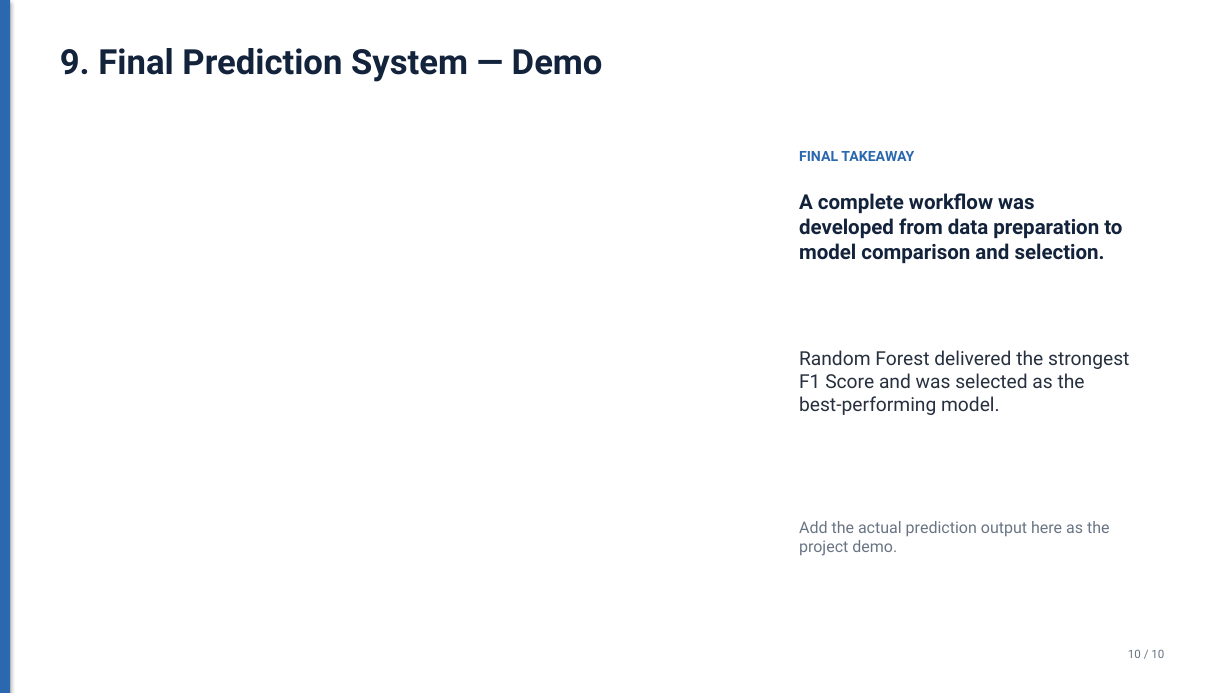
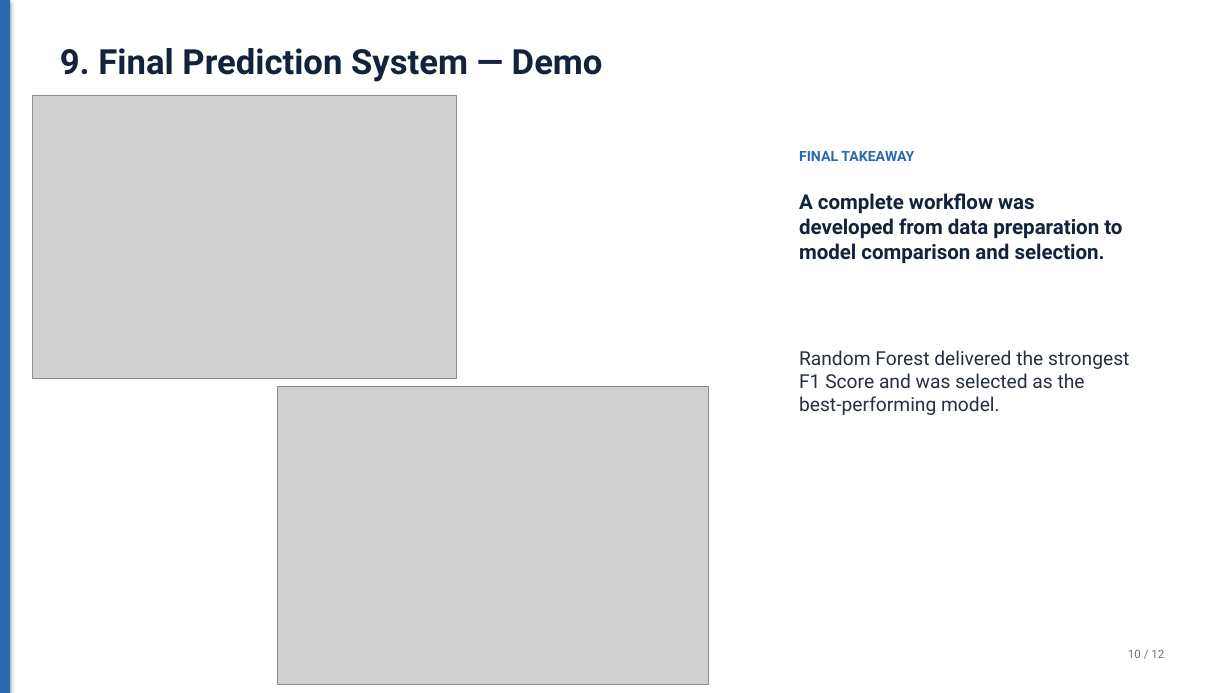
Before and after one commit to kero2173/Smart-Recruitment-Assistant, a slide deck: slide 10 of presentation/Smart_Recruitment_Assistant_Professional_Updated (1).pptx. Drawn at 1232x693 pixels with LibreOffice and Linux fonts; fonts in the diff are those of the drawing; grey boxes stand for pictures. Boxes give left, top, right and bottom in pixels: in the first picture for what was removed or moved away, otherwise in the second. Text is boxed around its words. In the diff, an @@ line names an element or a change of style, - is before the commit and + after.

```diff
--- a/presentation/Smart_Recruitment_Assistant_Professional_Updated (1).pptx
+++ b/presentation/Smart_Recruitment_Assistant_Professional_Updated (1).pptx
@@ rectangle: place and size @@
-rectangle at box(0, 0, 1232, 693)
+rectangle at box(6, 0, 1232, 693)
@@ picture added at box(32, 95, 457, 379) @@
@@ picture added at box(278, 386, 709, 686) @@
@@ text removed at box(799, 521, 1110, 556) @@
-Add the actual prediction output here as the project demo.
@@ text at box(1128, 649, 1164, 658): text changed @@
-10 / 10
+10 / 12
```
Also in this commit, not shown: 11 other slides changed, 1 slide removed.
